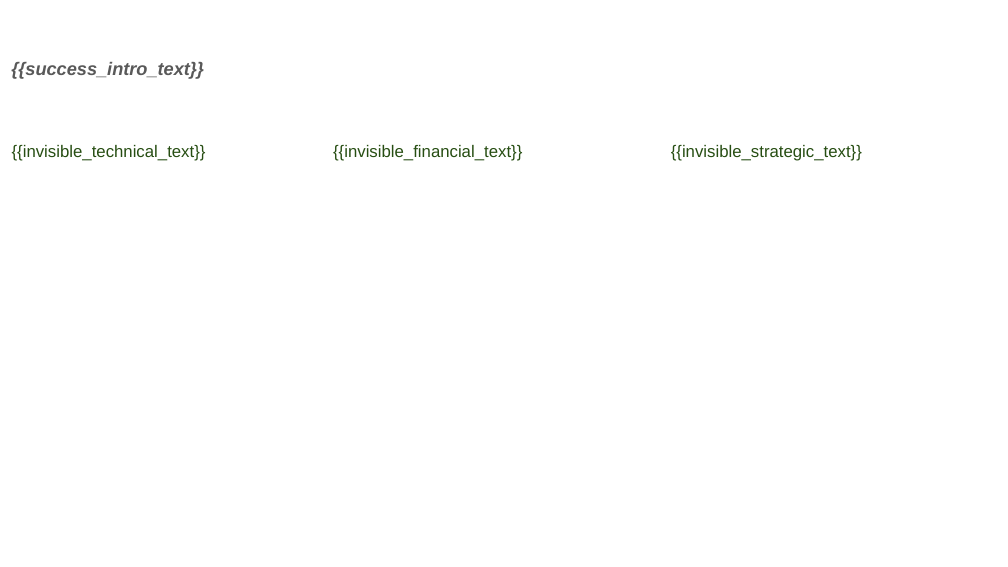
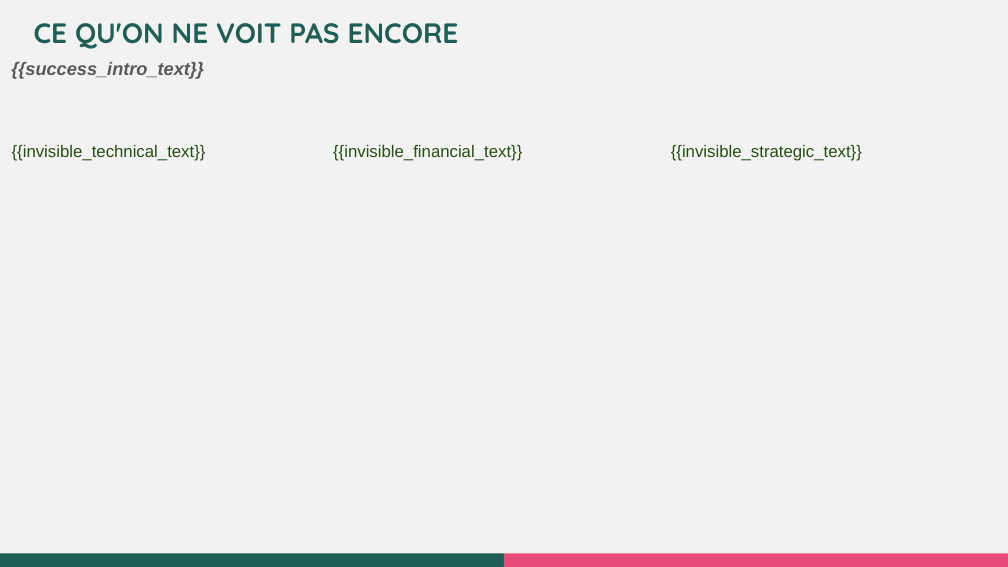
Before and after one commit to jarchibarlou-hash/barlo-mapbox-service, a slide deck: slide 18 of template_diagnostic.pptx. Drawn at 1008x567 pixels with LibreOffice and Linux fonts; fonts in the diff are those of the drawing; background and template pictures are left out. Boxes give left, top, right and bottom in pixels: in the first picture for what was removed or moved away, otherwise in the second. Text is boxed around its words. In the diff, an @@ line names an element or a change of style, - is before the commit and + after.

```diff
--- a/template_diagnostic.pptx
+++ b/template_diagnostic.pptx
@@ background picture (left out) to #F2F2F2 @@
@@ text added at bbox=[34, 23, 459, 49], 20 pt, text #1F5E55, bold @@
+CE QU'ON NE VOIT PAS ENCORE
@@ rectangle added at bbox=[0, 553, 504, 567], fill #1F5E55 @@
@@ rectangle added at bbox=[504, 553, 1008, 567], fill #E94B78 @@
```
Also in this commit, not shown: 17 other slides changed, 6 other files.
